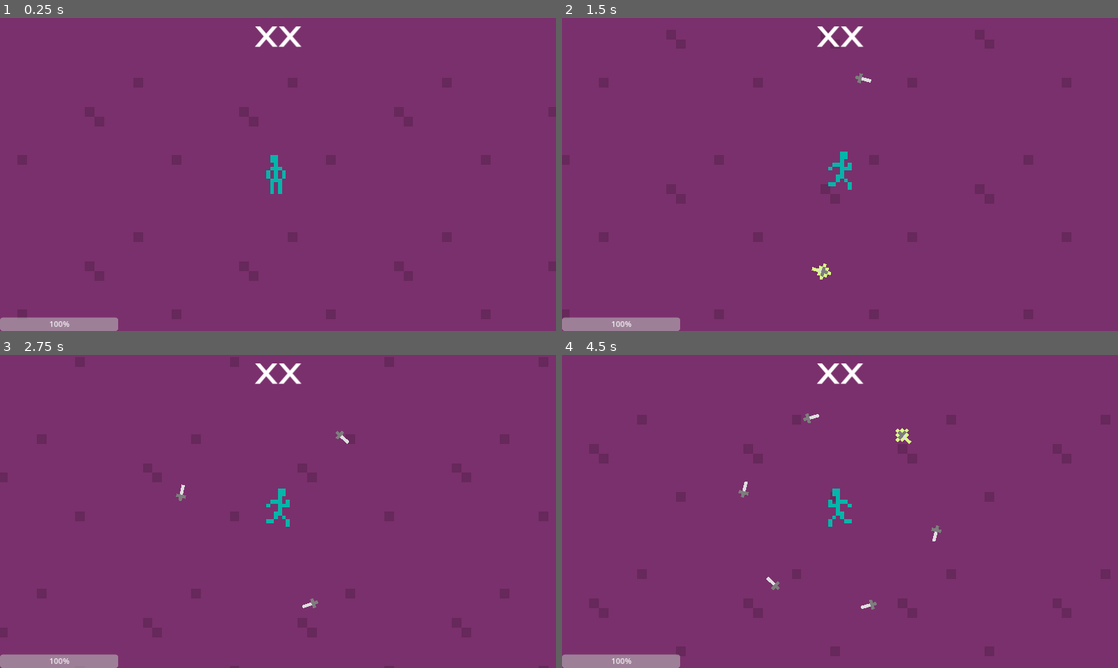
Above: before the commit, frames 1-4 (two rows, left to right).
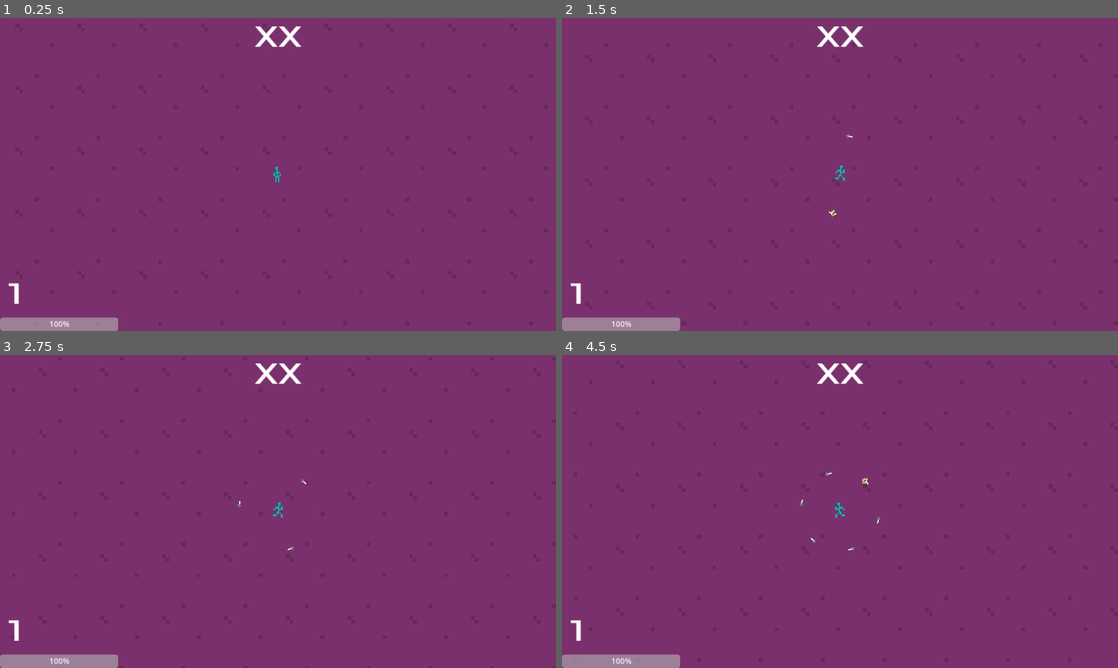
Above: after the commit, the same moments.

Repository: Shmupette/ChristmasProject
Game: Godot game, scene res://scenes/main_scene.tscn
Two runs of this game, one before a commit and one after it. Both use one fixed random seed, a clock stepped at 60 frames per second and the inputs below.
Inputs:
- Up to frame 1 (0.25 s): no input
- Up to frame 2 (1.5 s): tap Enter at 0.5 s; hold D (right) 0.53-1.28 s; hold 1 (knoife) 0.53-1.28 s; hold S (down) from 1.28 s (still down); tap 1 (knoife) at 1.35 s
- Up to frame 3 (2.75 s): release S (down) at 2.03 s; hold D (right) from 2.03 s (still down); hold 1 (knoife) from 2.03 s (still down)
- Up to frame 4 (4.5 s): release D (right) at 2.78 s; release 1 (knoife) at 2.78 s; hold W (up) 2.78-3.53 s; tap 1 (knoife) at 2.85, 4.35 s; hold 1 (knoife) 3.53-4.28 s; hold A (left) from 3.53 s (still down)

The runs differ from the first frame. In frame 1, 0.3% of the frame differs, in the area x 1-52%, y 43-92%; in frame 2, 0.4%; in frame 3, 0.4%; in frame 4, 0.6%, in the area x 1-69%, y 18-92%.

Commit message:
Added XP Gem Asset, failed to get it working

Diff:
--- a/scenes/HUD.tscn
+++ b/scenes/HUD.tscn
@@ -25,3 +25,15 @@
 theme_override_fonts/font = ExtResource("1_ixvql")
 theme_override_font_sizes/font_size = 64
 text = "XX"
+
+[node name="XP" type="Label" parent="."]
+anchors_preset = 5
+anchor_left = 0.5
+anchor_right = 0.5
+offset_left = -568.0
+offset_top = 532.0
+offset_right = -470.0
+offset_bottom = 610.0
+grow_horizontal = 2
+theme_override_fonts/font = ExtResource("1_ixvql")
+theme_override_font_sizes/font_size = 64
--- /dev/null
+++ b/scenes/XPGem.tscn
@@ -0,0 +1,18 @@
+[gd_scene load_steps=4 format=3 uid="uid://6kb8km6kbit5"]
+
+[ext_resource type="Texture2D" uid="uid://dp41mjdc8w5cd" path="res://sprites/Gem.png" id="1_hreho"]
+[ext_resource type="Script" path="res://scripts/XPGem.gd" id="1_j2hcp"]
+
+[sub_resource type="CircleShape2D" id="CircleShape2D_13bd3"]
+radius = 0.0
+
+[node name="XpGem" type="Area2D"]
+script = ExtResource("1_j2hcp")
+
+[node name="Sprite2D" type="Sprite2D" parent="."]
+texture_filter = 1
+texture_repeat = 1
+texture = ExtResource("1_hreho")
+
+[node name="CollisionShape2D" type="CollisionShape2D" parent="."]
+shape = SubResource("CircleShape2D_13bd3")
--- a/scenes/protag.tscn
+++ b/scenes/protag.tscn
@@ -84,7 +84,7 @@
 shape = SubResource("RectangleShape2D_6tlnx")
 
 [node name="Camera2D" type="Camera2D" parent="."]
-zoom = Vector2(20, 20)
+zoom = Vector2(8, 8)
 
 [node name="weaponPivot" type="Node2D" parent="."]
 
--- a/scenes/turret.tscn
+++ b/scenes/turret.tscn
@@ -5,6 +5,21 @@
 
 [sub_resource type="RectangleShape2D" id="RectangleShape2D_23ul5"]
 size = Vector2(14, 15)
+
+[sub_resource type="Animation" id="Animation_cuuxh"]
+resource_name = "Left"
+tracks/0/type = "value"
+tracks/0/imported = false
+tracks/0/enabled = true
+tracks/0/path = NodePath(".:frame")
+tracks/0/interp = 1
+tracks/0/loop_wrap = true
+tracks/0/keys = {
+"times": PackedFloat32Array(0),
+"transitions": PackedFloat32Array(1),
+"update": 1,
+"values": [1]
+}
 
 [sub_resource type="Animation" id="Animation_gc7yp"]
 length = 0.001
@@ -21,6 +36,21 @@
 "values": [0]
 }
 
+[sub_resource type="Animation" id="Animation_0rnxi"]
+resource_name = "Right"
+tracks/0/type = "value"
+tracks/0/imported = false
+tracks/0/enabled = true
+tracks/0/path = NodePath(".:frame")
+tracks/0/interp = 1
+tracks/0/loop_wrap = true
+tracks/0/keys = {
+"times": PackedFloat32Array(0),
+"transitions": PackedFloat32Array(1),
+"update": 1,
+"values": [2]
+}
+
 [sub_resource type="Animation" id="Animation_6qvbd"]
 resource_name = "attack"
 tracks/0/type = "value"
@@ -34,36 +64,6 @@
 "transitions": PackedFloat32Array(1, 1, 1),
 "update": 1,
 "values": [0, 1, 2]
-}
-
-[sub_resource type="Animation" id="Animation_cuuxh"]
-resource_name = "Left"
-tracks/0/type = "value"
-tracks/0/imported = false
-tracks/0/enabled = true
-tracks/0/path = NodePath(".:frame")
-tracks/0/interp = 1
-tracks/0/loop_wrap = true
-tracks/0/keys = {
-"times": PackedFloat32Array(0),
-"transitions": PackedFloat32Array(1),
-"update": 1,
-"values": [1]
-}
-
-[sub_resource type="Animation" id="Animation_0rnxi"]
-resource_name = "Right"
-tracks/0/type = "value"
-tracks/0/imported = false
-tracks/0/enabled = true
-tracks/0/path = NodePath(".:frame")
-tracks/0/interp = 1
-tracks/0/loop_wrap = true
-tracks/0/keys = {
-"times": PackedFloat32Array(0),
-"transitions": PackedFloat32Array(1),
-"update": 1,
-"values": [2]
 }
 
 [sub_resource type="AnimationLibrary" id="AnimationLibrary_ym8vk"]
@@ -105,4 +105,3 @@
 
 [node name="Right" type="Marker2D" parent="."]
 position = Vector2(5, 2.5)
-scale = Vector2(1, 1)
--- a/scripts/HUD.gd
+++ b/scripts/HUD.gd
@@ -2,6 +2,7 @@
 
 var player = null
 @onready var progress_bar_health = $ProgressBar_Health
+@onready var xp = $XP
 
 func setPlayer(player):
 	self.player = player
@@ -16,7 +17,11 @@
 func _process(delta):
 	if player != null:
 		updateHeath()
+	updateXP()
 	pass
 
 func updateHeath():
 	progress_bar_health.value = player.health
+
+func updateXP():
+	xp.text = str(player.xp)
--- /dev/null
+++ b/scripts/XPGem.gd
@@ -0,0 +1,17 @@
+extends Area2D
+
+var XPAmount = 1
+# Called when the node enters the scene tree for the first time.
+func _ready():
+	add_to_group("XPGems")
+	print("READY")
+	pass # Replace with function body.
+
+
+# Called every frame. 'delta' is the elapsed time since the previous frame.
+func _process(delta):
+	print(global_position, " - ", position)
+	pass
+
+func setPosition(target):
+	position = target.position
--- a/scripts/enemy.gd
+++ b/scripts/enemy.gd
@@ -1,6 +1,6 @@
 extends Area2D
 class_name Enemy
-
+const XP_GEM = preload("res://scenes/XPGem.tscn")
 @onready var attacktimer = $attacktimer
 @onready var animation_player = $Sprite2D/AnimationPlayer
 
@@ -33,4 +33,7 @@
 func takeDamage(damage):
 	health -= damage
 	if health <= 0:
+		var XPGem = XP_GEM.instantiate()
+		XPGem.position = position
+		add_child((XPGem))
 		queue_free()
--- a/scripts/protag.gd
+++ b/scripts/protag.gd
@@ -5,9 +5,11 @@
 @onready var weapon_pivot = $weaponPivot
 @onready var animation_player = $Sprite2D/AnimationPlayer
 @onready var sprite_2d = $Sprite2D
+const XP_GEM = preload("res://scenes/XPGem.tscn")
 
 var speed = 40
 var health = 100
+var xp = 1
 var hud = null
 var knoifes = []
 var orbitAngleOffset = 0
@@ -43,9 +45,10 @@
 		sprite_2d.flip_h = false
 	if event.is_action_pressed("right"):
 		sprite_2d.flip_h = true
-
 	if event.is_action_pressed("knoife"):
 		giveKnoife()
+
+
 
 func takeDamage(damage):
 	health -= damage
@@ -71,3 +74,12 @@
 	for knoife in knoifes:
 		index += 1
 		knoife.setTargetPosition(Vector2(cos(spacing * index + orbitAngleOffset) * radius, sin(spacing * index + orbitAngleOffset) * radius))
+
+
+func XPAbsorb():
+	if get_tree().has_group("XPGems"):
+		var allGems = get_tree().get_nodes_in_group("XPGems")
+		for gem in allGems:
+			if global_position.distance_squared_to(gem.global_position) > 10:
+				print("ABSORB")
+	pass
Binary file added: sprites/Gem.png
Not shown, added: sprites/Gem.png.import
